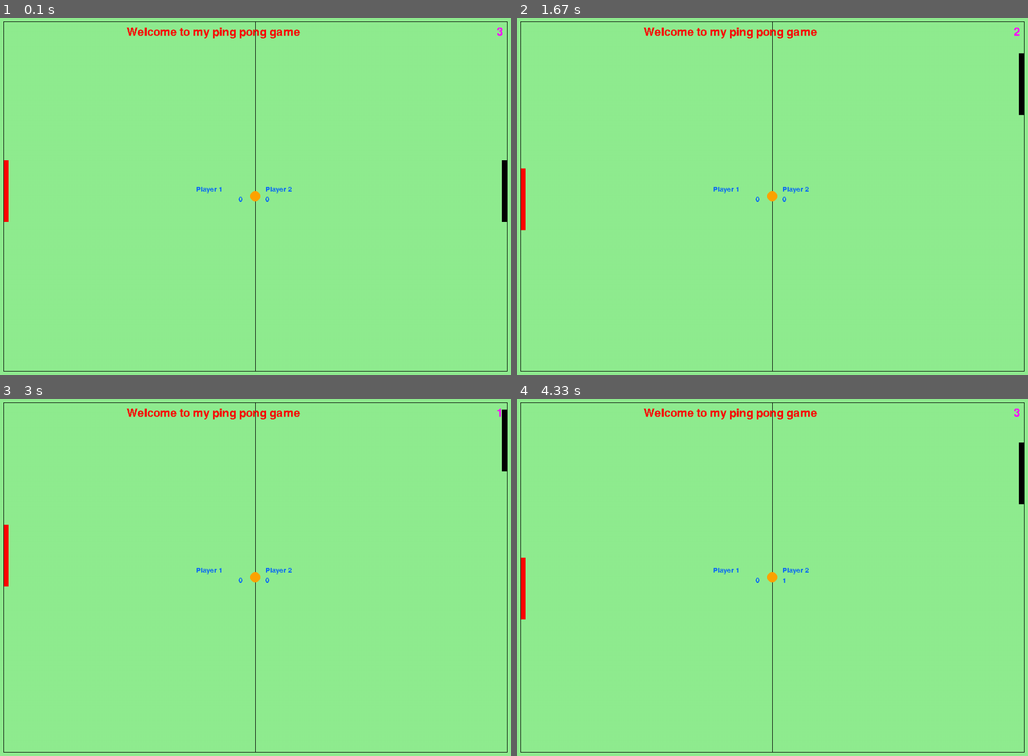
Above: before the commit, frames 1-4 (two rows, left to right).
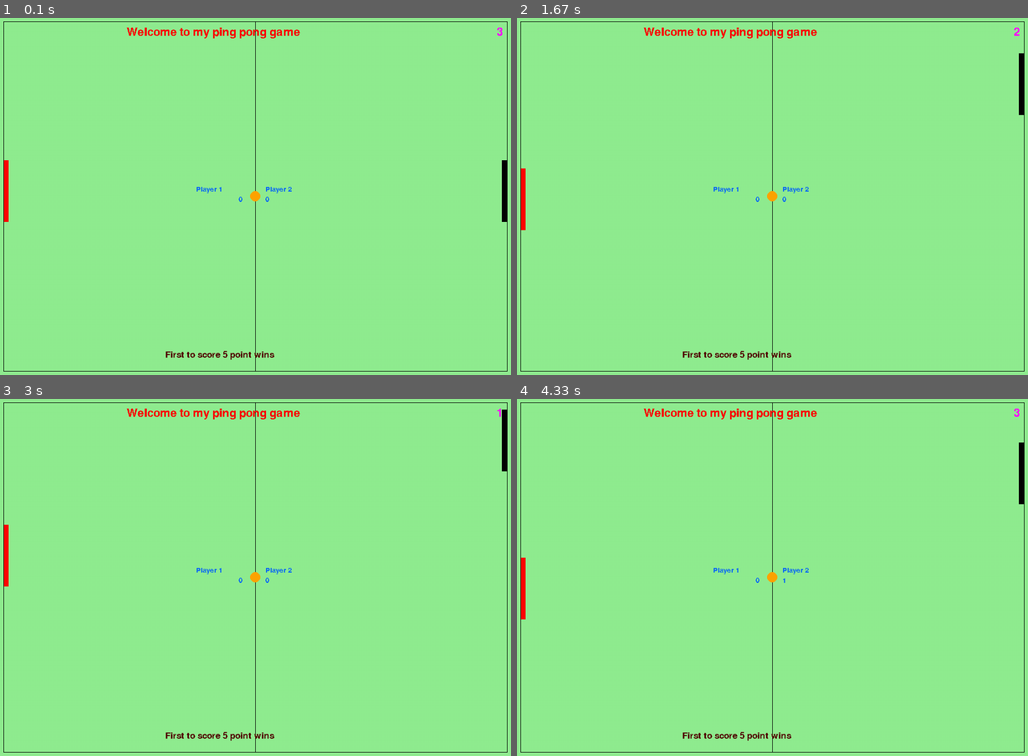
Above: after the commit, the same moments.

Repository: JAYAKANTHARUN/ping_pong_pygame
Game: pygame game, started from main.py
Two runs of this game, one before a commit and one after it. Both use one fixed random seed, a clock stepped at 60 frames per second and the inputs below.
Inputs:
- Up to frame 1 (0.1 s): no input
- Up to frame 2 (1.67 s): hold Up 0.33-0.8 s; hold Down 0.83-1.13 s; hold S 0.83-1.13 s; hold Up 1.17-1.53 s; hold W 1.17-1.53 s; hold Down from 1.57 s (still down); hold S from 1.57 s (still down)
- Up to frame 3 (3 s): release Down at 1.93 s; release S at 1.93 s; hold Up 1.97-2.27 s; hold W 1.97-2.27 s; hold Down 2.3-2.6 s; hold S 2.3-2.6 s; hold Up from 2.63 s (still down); hold W from 2.63 s (still down)
- Up to frame 4 (4.33 s): release Up at 3 s; release W at 3 s; hold Down 3.03-3.4 s; hold S 3.03-3.4 s; hold Up 3.43-3.73 s; hold W 3.43-3.73 s; hold Down 3.77-4.07 s; hold S 3.77-4.07 s; hold Up from 4.1 s (still down); hold W from 4.1 s (still down)

The runs differ from the first frame. In frame 1, 0.2% of the frame differs, in the area x 32-54%, y 93-96%; in frame 2, 0.2%; in frame 3, 0.2%; in frame 4, 0.2%.

Commit message:
Update main.py

Diff:
--- a/main.py
+++ b/main.py
@@ -116,6 +116,7 @@
 timecolor=(255,0,255)
 welcomecolor=(255,0,0)
 wincolor=(255,0,127)
+aimcolor=(81,4,0)
 
 #creating shapes
 ball=pygame.Rect(screenwidth/2-10,screenheight/2-10,20,20)
@@ -147,6 +148,9 @@
 win2time=None
 winfont=pygame.font.SysFont("script",50)
 winscore=5
+
+#aim
+aimfont=pygame.font.SysFont("algerian",25)
 
 #run the window
 while True:
@@ -199,6 +203,9 @@
     welcometext=welcomefont.render("Welcome to my ping pong game",False,welcomecolor)
     screen.blit(welcometext,(screenwidth/2-250,20))
 
+    aimtext=aimfont.render(f"First to score {winscore} point wins",False,aimcolor)
+    screen.blit(aimtext,(screenwidth/2-175,screenheight-50))
+
     #displaying scores
     player1text=scorefont.render(f"{player1score}",False,scorecolor)
     screen.blit(player1text,(screenwidth/2-32,screenheight/2))
